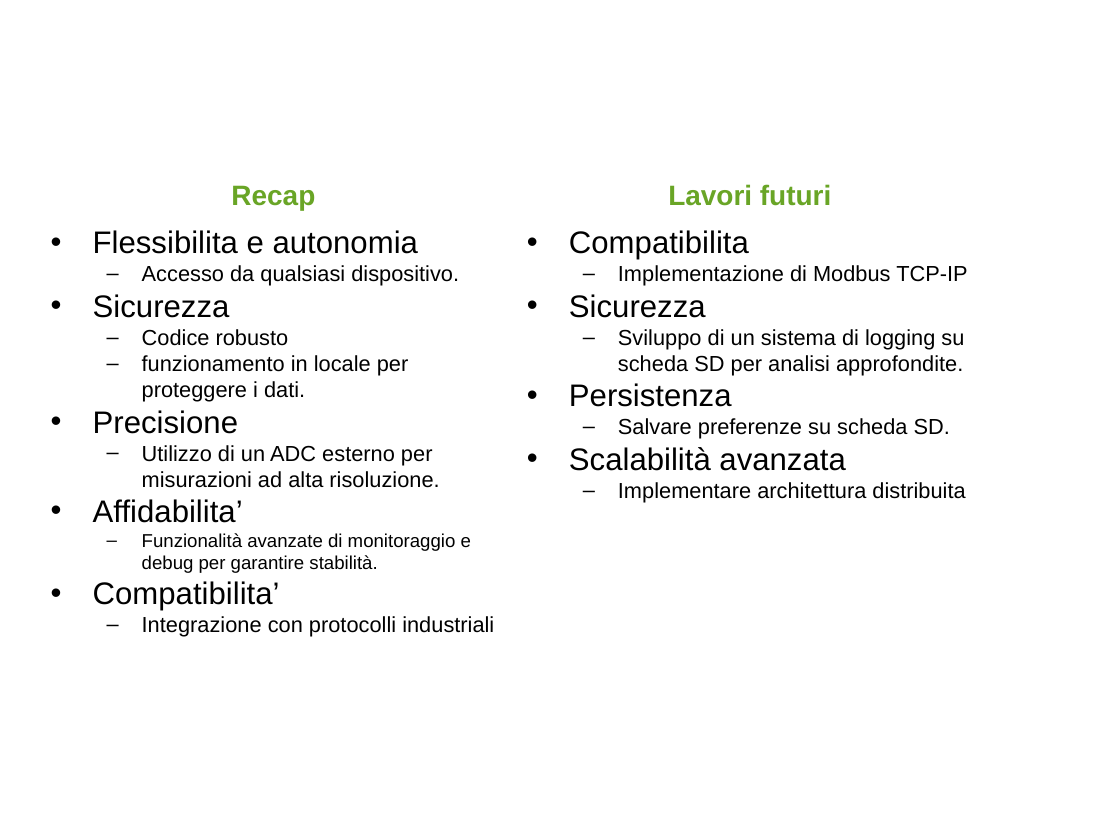
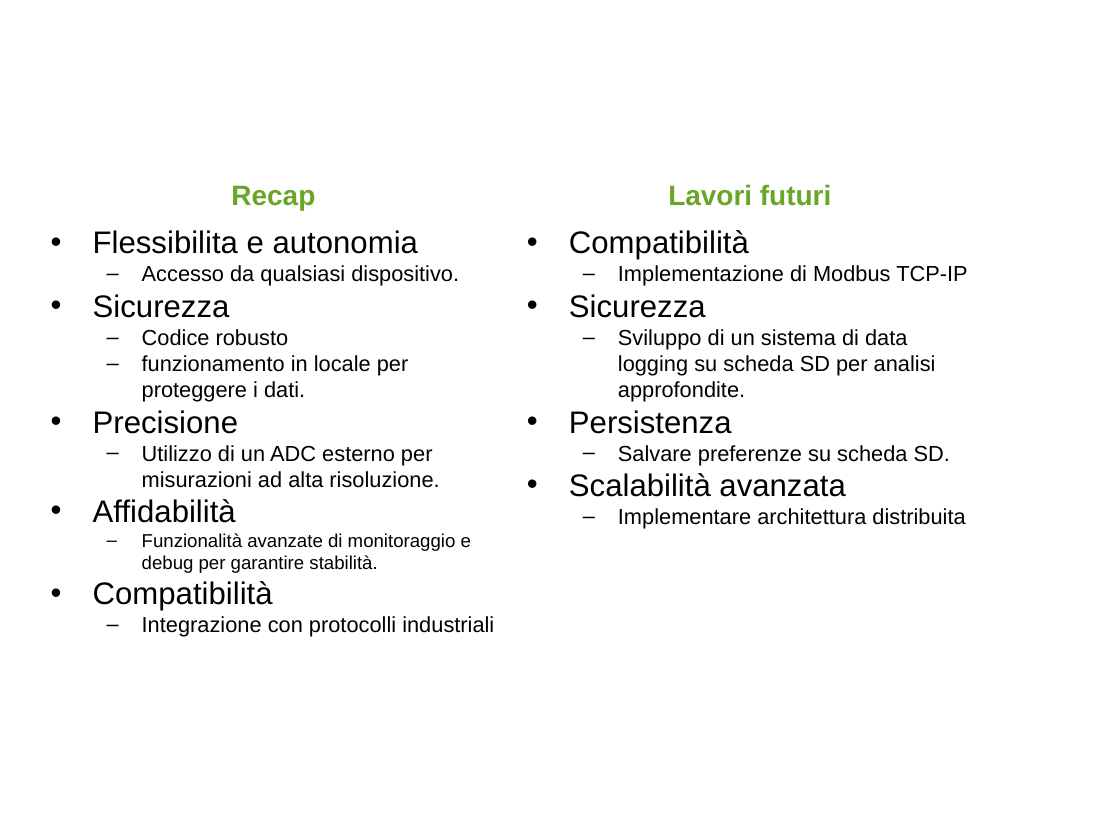
Before and after one commit to AlessioTommasi-supsi/iotProject, a slide deck: slide 28 of docs/tesi/MSE_Master Thesis_Presentation_AlessioTommasi PostIncontro.pptx. Drawn at 1120x840 pixels with LibreOffice and Linux fonts; fonts in the diff are those of the drawing; background and template pictures are left out. Boxes give left, top, right and bottom in pixels: in the first picture for what was removed or moved away, otherwise in the second. Text is boxed around its words. In the diff, an @@ line names an element or a change of style, - is before the commit and + after.

```diff
--- a/docs/tesi/MSE_Master Thesis_Presentation_AlessioTommasi PostIncontro.pptx
+++ b/docs/tesi/MSE_Master Thesis_Presentation_AlessioTommasi PostIncontro.pptx
@@ text at box(569, 230, 749, 260): text changed @@
-• Compatibilita
+• Compatibilità
@@ text at box(618, 329, 936, 402): text changed @@
-  – Sviluppo di un sistema di logging su scheda SD per analisi approfondite.
+  – Sviluppo di un sistema di data logging su scheda SD per analisi approfondite.
@@ text at box(93, 499, 236, 523): text changed @@
-• Affidabilita’
+• Affidabilità
@@ text at box(93, 581, 273, 611): text changed @@
-• Compatibilita’
+• Compatibilità
```
Also in this commit, not shown: 1 other file.
